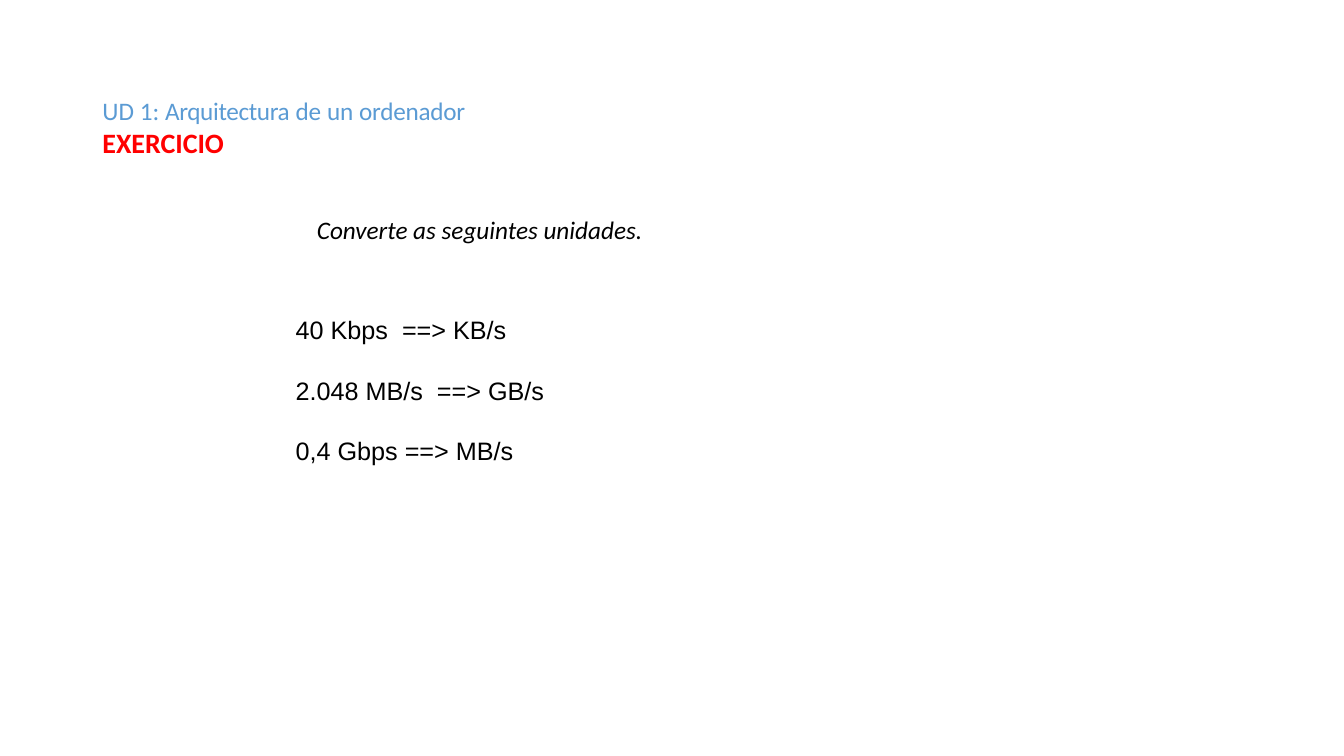
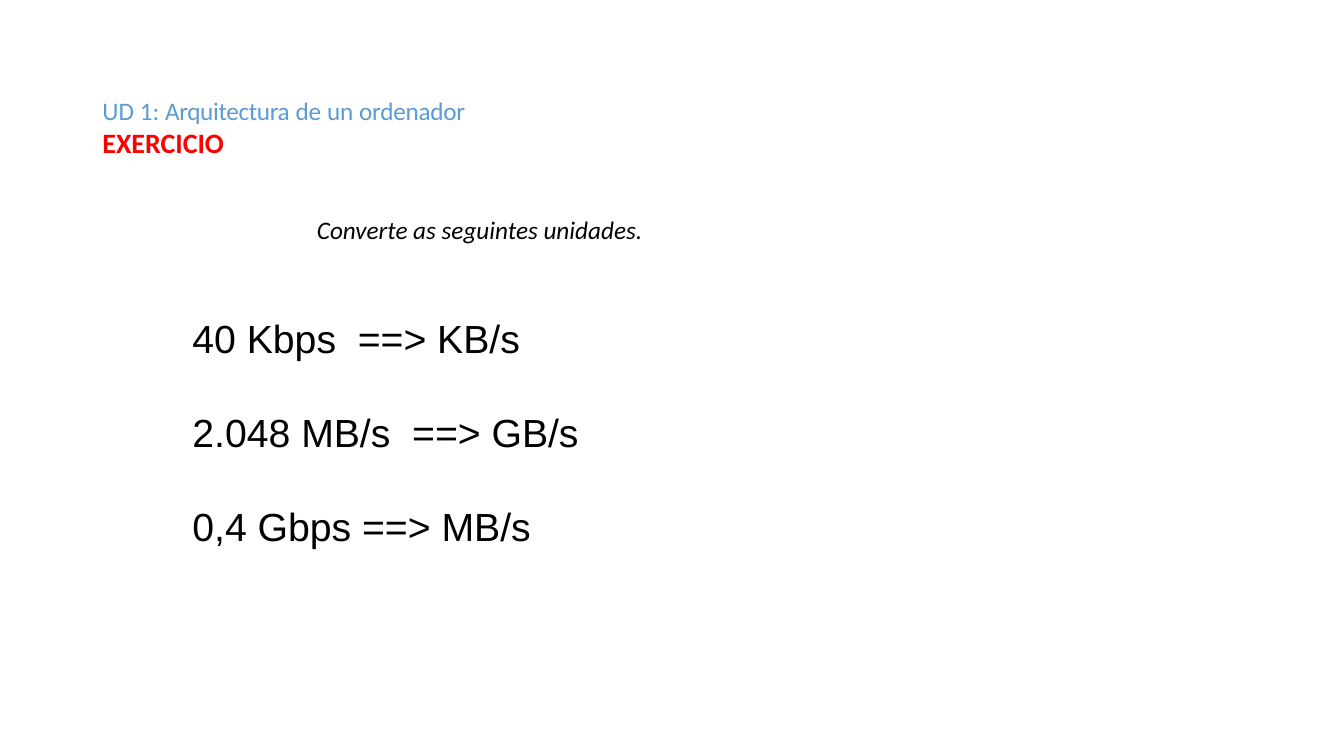
Before and after one commit to EduBelay/MME-blog, a slide deck: slide 12 of unidade01/resumos/UD01-RESUMEN UNIDADES DE MEDIDA.odp (slide 11 before the commit). Drawn at 1344x756 pixels with LibreOffice and Linux fonts; fonts in the diff are those of the drawing. Boxes give left, top, right and bottom in pixels: in the first picture for what was removed or moved away, otherwise in the second. Text is boxed around its words. In the diff, an @@ line names an element or a change of style, - is before the commit and + after.

```diff
--- a/unidade01/resumos/UD01-RESUMEN UNIDADES DE MEDIDA.odp
+++ b/unidade01/resumos/UD01-RESUMEN UNIDADES DE MEDIDA.odp
@@ text "40 Kbps ==> KB/s": place and size @@
-text "40 Kbps ==> KB/s" at (296, 320, 544, 466)
+text "40 Kbps ==> KB/s" at (192, 324, 579, 549)
@@ text "40 Kbps ==> KB/s" at (192, 324, 579, 549): size 18 to 28 pt @@
```
Also in this commit, not shown: 10 other slides changed, 1 slide added.
